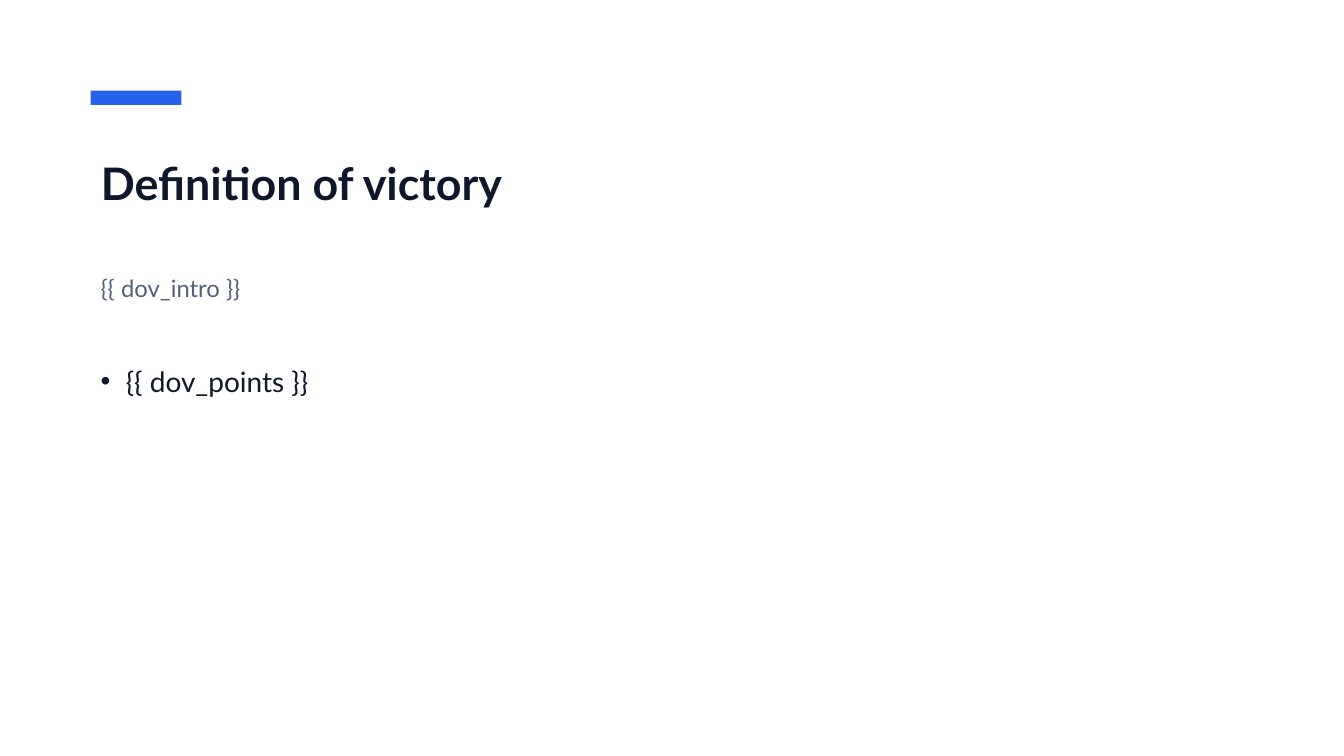
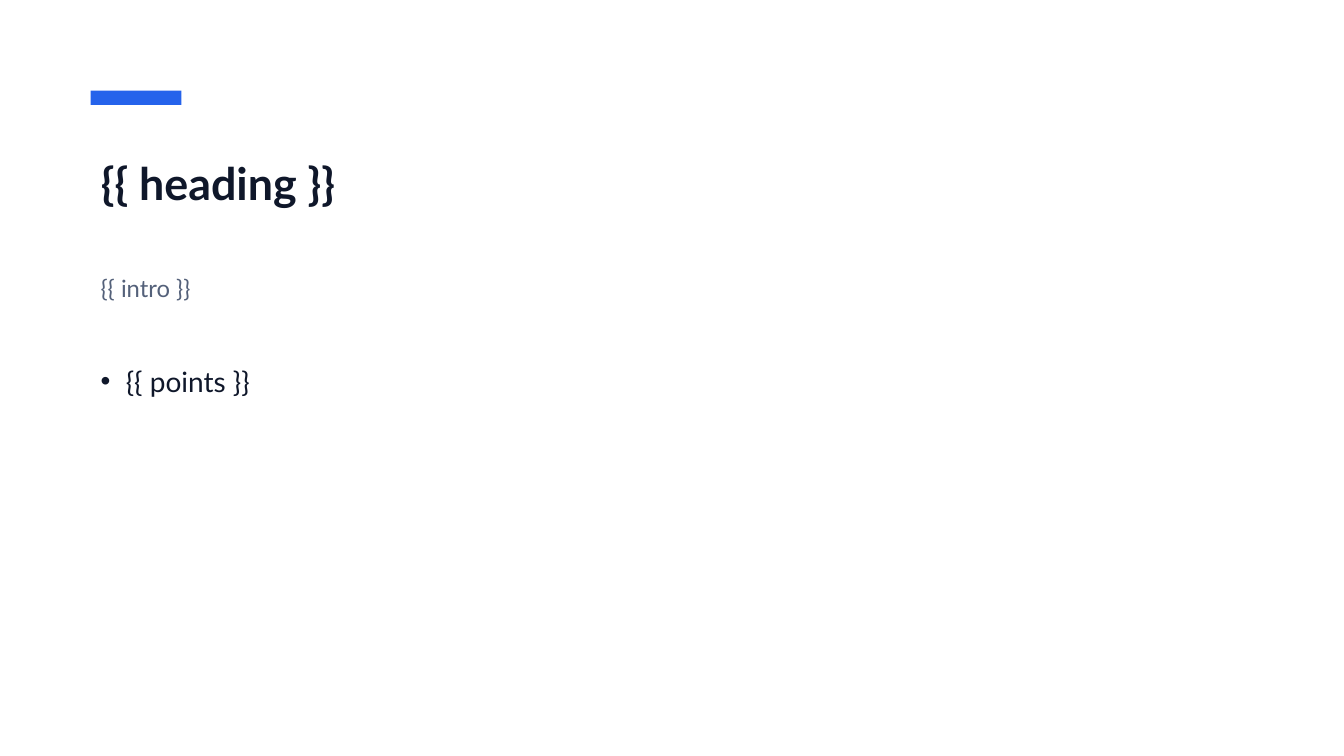
Before and after one commit to DolfusNegunda/doc_skills, a slide deck: slide 3 of building-document-templates/registry/_builtin/project_kickoff/template.pptx. Drawn at 1344x756 pixels with LibreOffice and Linux fonts; fonts in the diff are those of the drawing. Boxes give left, top, right and bottom in pixels: in the first picture for what was removed or moved away, otherwise in the second. Text is boxed around its words. In the diff, an @@ line names an element or a change of style, - is before the commit and + after.

```diff
--- a/building-document-templates/registry/_builtin/project_kickoff/template.pptx
+++ b/building-document-templates/registry/_builtin/project_kickoff/template.pptx
@@ title at (139,166,297,208): text changed @@
-Definition of victory
+{{ heading }}
@@ text at (121,279,170,297): text changed @@
-{{ dov_intro }}
+{{ intro }}
@@ text at (150,371,226,397): text changed @@
-• {{ dov_points }}
+• {{ points }}
```
Also in this commit, not shown: 1 other slide changed, 12 slides added, 7 slides removed, 13 other files.
